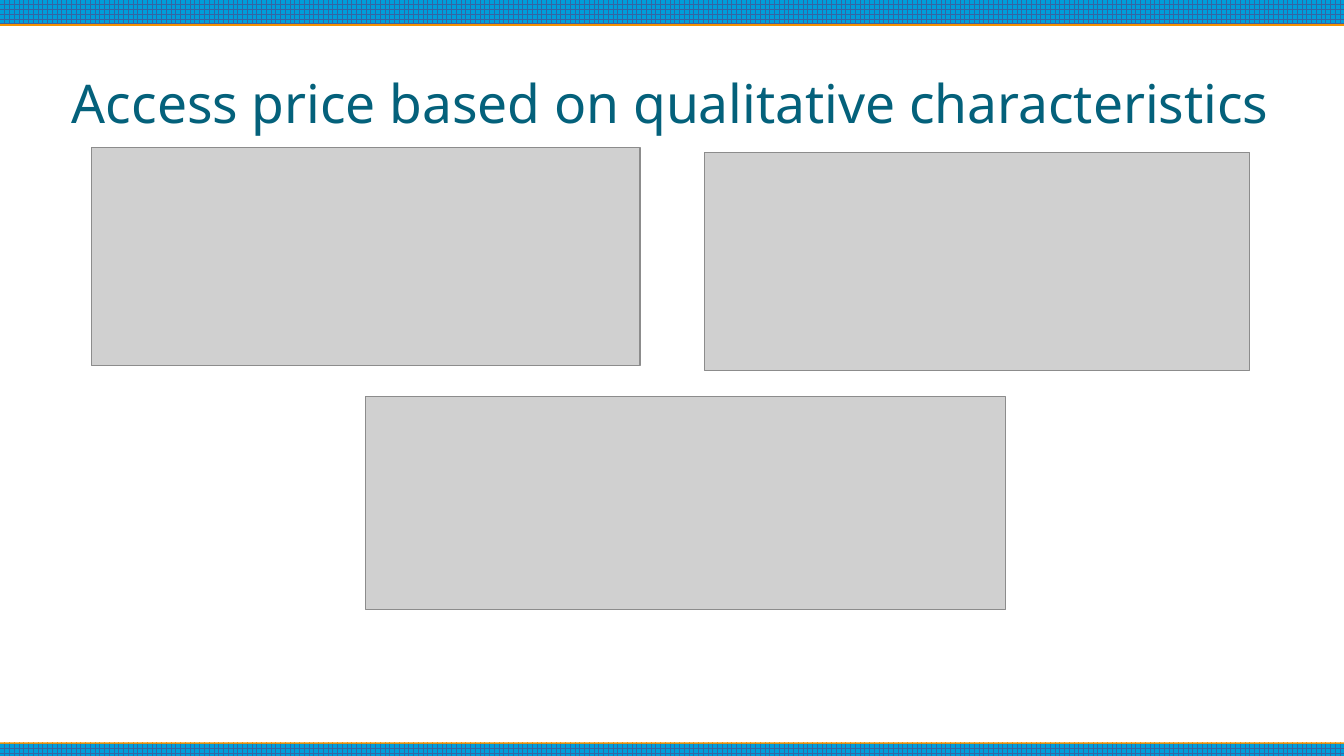
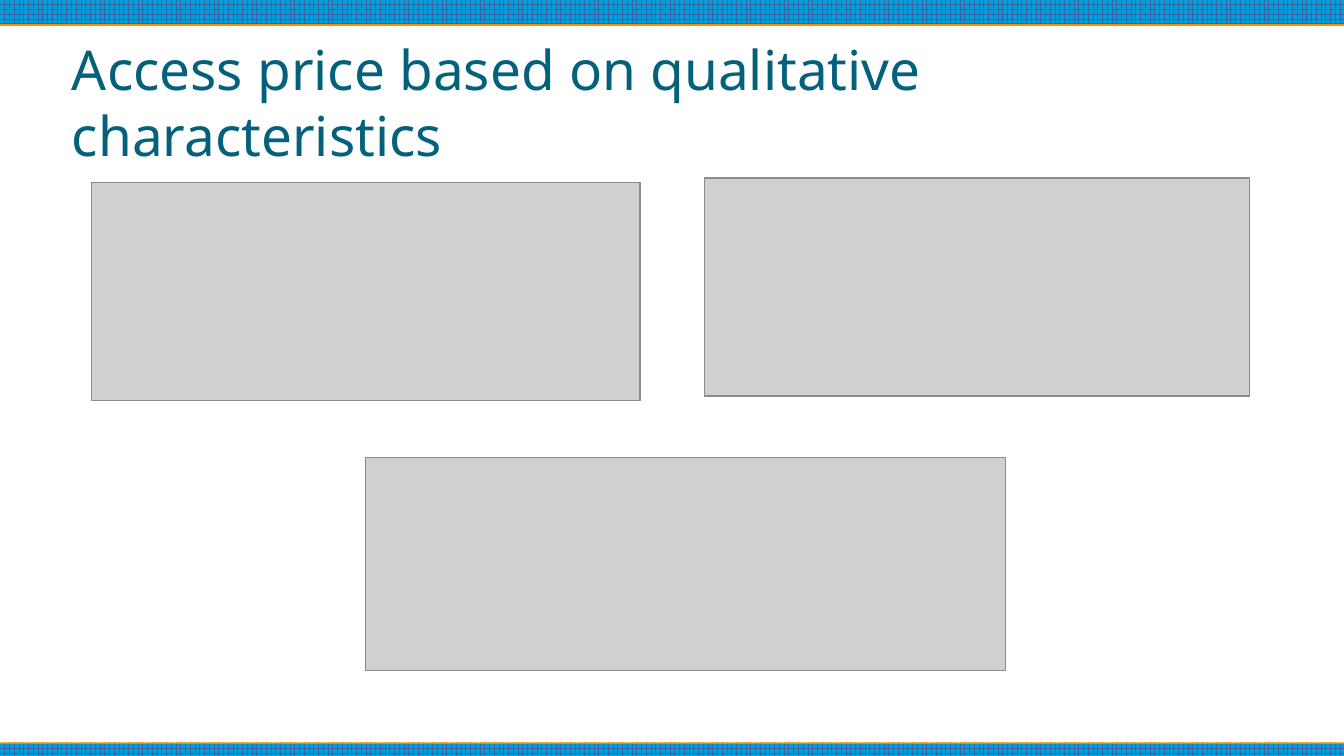
Before and after one commit to alexandraseg/airbnb-EDA, a slide deck: slide 5 of 4.presentation/presentation.pptx. Drawn at 1344x756 pixels with LibreOffice and Linux fonts; fonts in the diff are those of the drawing; grey boxes stand for pictures. Boxes give left, top, right and bottom in pixels: in the first picture for what was removed or moved away, otherwise in the second. Text is boxed around its words. In the diff, an @@ line names an element or a change of style, - is before the commit and + after.

```diff
--- a/4.presentation/presentation.pptx
+++ b/4.presentation/presentation.pptx
@@ title "Access price based on qualitative ..." at <box>72,48,921,157</box>: size 31.5 to 32.4 pt @@
@@ picture: place and size @@
-picture at <box>705,152,1250,371</box>
+picture at <box>705,178,1250,396</box>
@@ picture: place and size @@
-picture at <box>91,148,640,366</box>
+picture at <box>91,183,640,401</box>
@@ picture: place and size @@
-picture at <box>366,398,1006,610</box>
+picture at <box>366,459,1006,671</box>
```
Also in this commit, not shown: 4 other slides changed, 1 other file.
